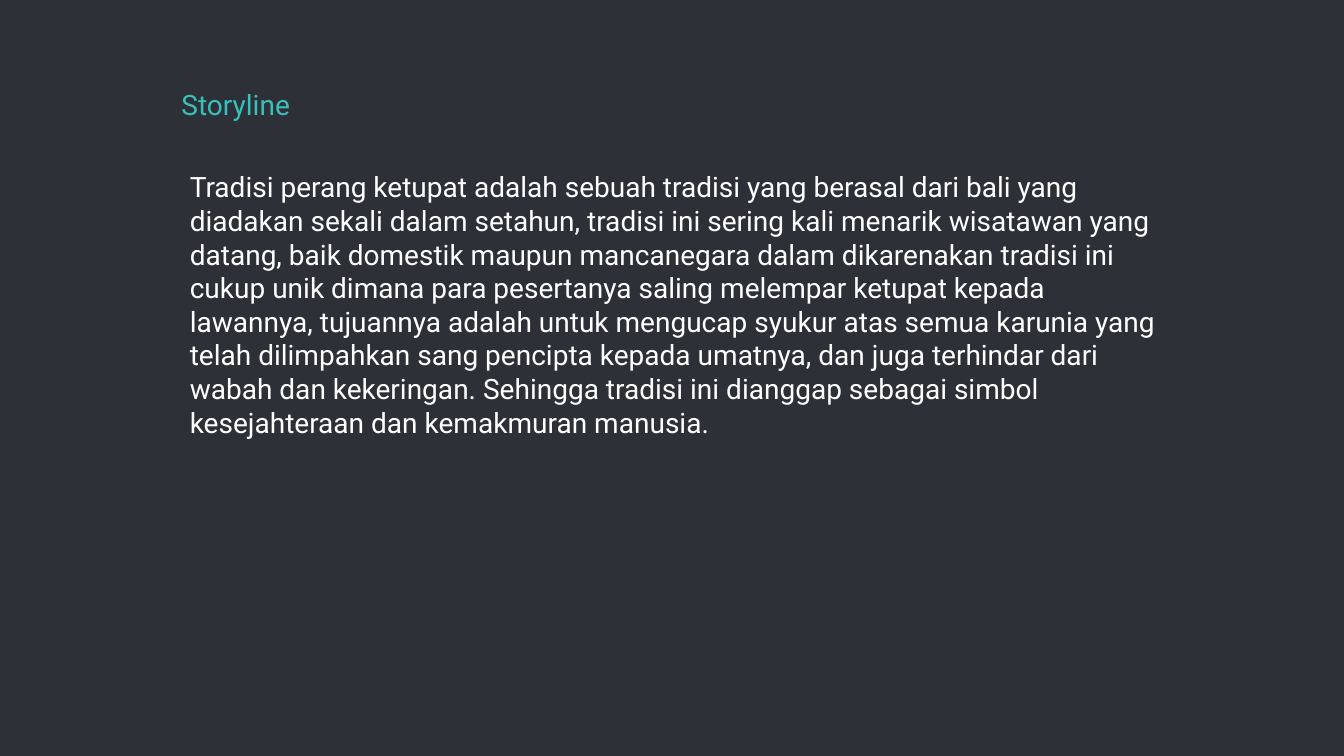
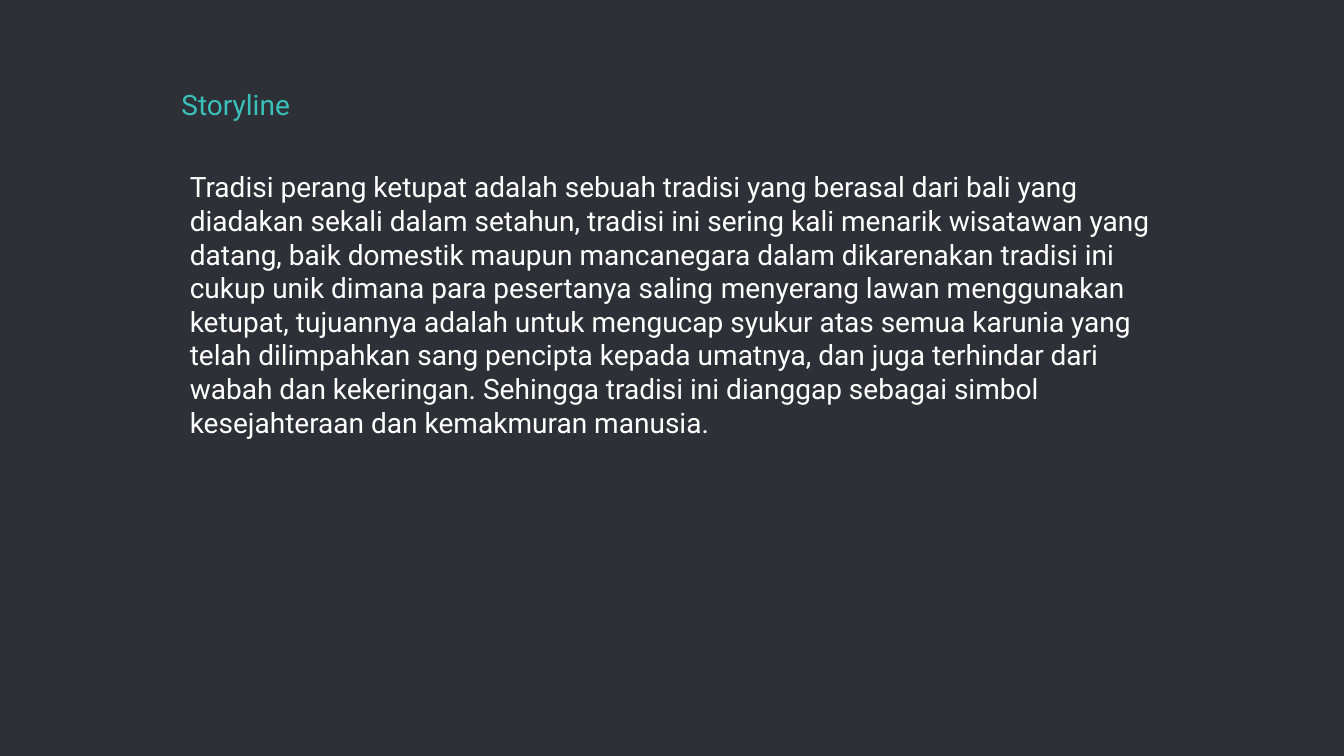
Before and after one commit to ctoffel9/KetupatWars, a slide deck: slide 10 of File Share/Kelompok 1.pptx. Drawn at 1344x756 pixels with LibreOffice and Linux fonts; fonts in the diff are those of the drawing. Boxes give left, top, right and bottom in pixels: in the first picture for what was removed or moved away, otherwise in the second. Text is boxed around its words. In the diff, an @@ line names an element or a change of style, - is before the commit and + after.

```diff
--- a/File Share/Kelompok 1.pptx
+++ b/File Share/Kelompok 1.pptx
@@ text at (190, 176, 1150, 439): text changed @@
-Tradisi perang ketupat adalah sebuah tradisi yang berasal dari bali yang diadakan sekali dalam setahun, tradisi ini sering kali menarik wisatawan yang datang, baik domestik maupun mancanegara dalam dikarenakan tradisi ini cukup unik dimana para pesertanya saling melempar ketupat kepada lawannya, tujuannya adalah untuk mengucap syukur atas semua karunia yang telah dilimpahkan sang pencipta kepada umatnya, dan juga terhindar dari wabah dan kekeringan. Sehingga tradisi ini dianggap sebagai simbol kesejahteraan dan kemakmuran manusia.
+Tradisi perang ketupat adalah sebuah tradisi yang berasal dari bali yang diadakan sekali dalam setahun, tradisi ini sering kali menarik wisatawan yang datang, baik domestik maupun mancanegara dalam dikarenakan tradisi ini cukup unik dimana para pesertanya saling menyerang lawan menggunakan ketupat, tujuannya adalah untuk mengucap syukur atas semua karunia yang telah dilimpahkan sang pencipta kepada umatnya, dan juga terhindar dari wabah dan kekeringan. Sehingga tradisi ini dianggap sebagai simbol kesejahteraan dan kemakmuran manusia.
```
Also in this commit, not shown: 3 other slides changed.
